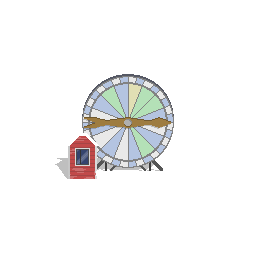
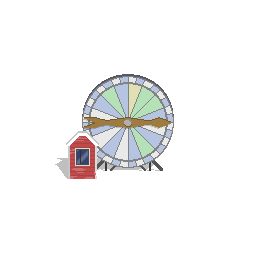
Two versions of the same layered image (256x256). Layer-by-layer changes:
painted on "Layer 10" over [66, 131, 99, 145]
